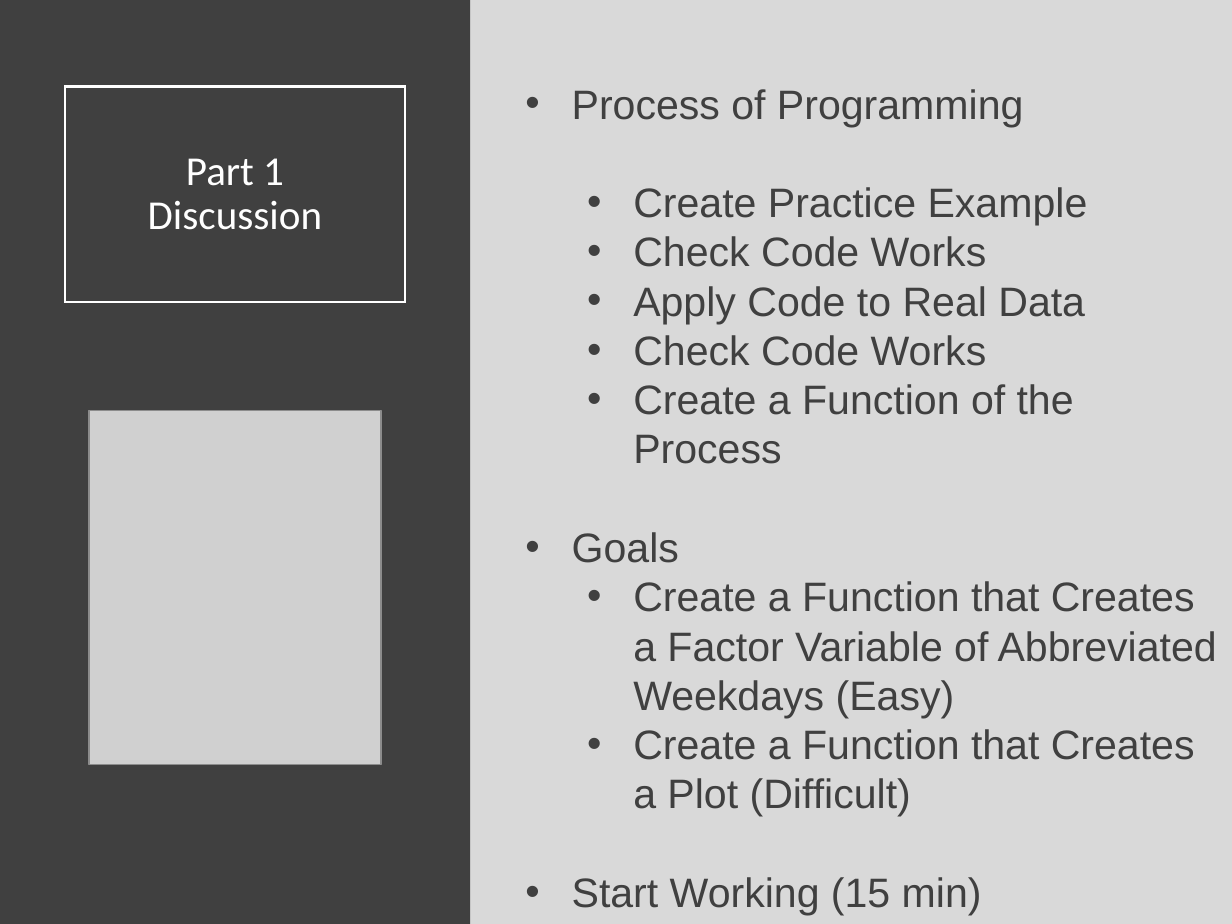
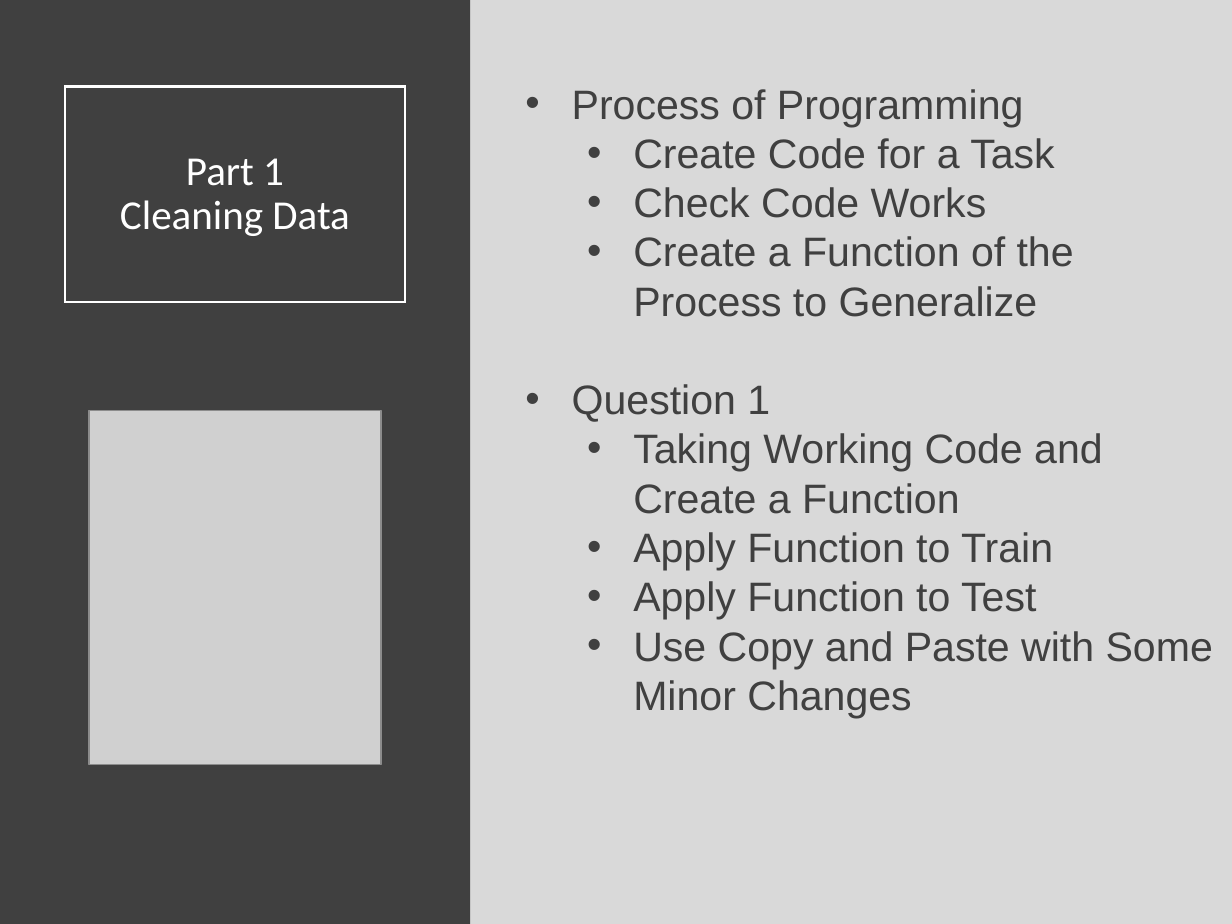
Before and after one commit to SuperMarioGiacomazzo/STOR320_WEBSITE, a slide deck: slide 4 of Lecture/Programming 4/Programming_4_Lecture.pptx (slide 3 before the commit). Drawn at 1232x924 pixels with LibreOffice and Linux fonts; fonts in the diff are those of the drawing; grey boxes stand for pictures. Boxes give left, top, right and bottom in pixels: in the first picture for what was removed or moved away, otherwise in the second. Text is boxed around its words. In the diff, an @@ line names an element or a change of style, - is before the commit and + after.

```diff
--- a/Lecture/Programming 4/Programming_4_Lecture.pptx
+++ b/Lecture/Programming 4/Programming_4_Lecture.pptx
@@ text at [633, 138, 1055, 169]: text changed @@
-  • Create Practice Example
+  • Create Code for a Task
@@ title at [120, 158, 349, 236]: text changed @@
-Part 1
-Discussion
+Part 1
+Cleaning Data
@@ text at [572, 236, 1213, 718]: text changed @@
-  • Apply Code to Real Data
-  • Check Code Works
-  • Create a Function of the Process
-• Goals
-  • Create a Function that Creates a Factor Variable of Abbreviated Weekdays (Easy)
-  • Create a Function that Creates a Plot (Difficult)
-• Start Working (15 min)
+  • Create a Function of the Process to Generalize
+• Question 1
+  • Taking Working Code and Create a Function
+  • Apply Function to Train
+  • Apply Function to Test
+  • Use Copy and Paste with Some Minor Changes
```
Also in this commit, not shown: 2 other slides changed, 4 slides added, 1 slide removed, 2 other files.
